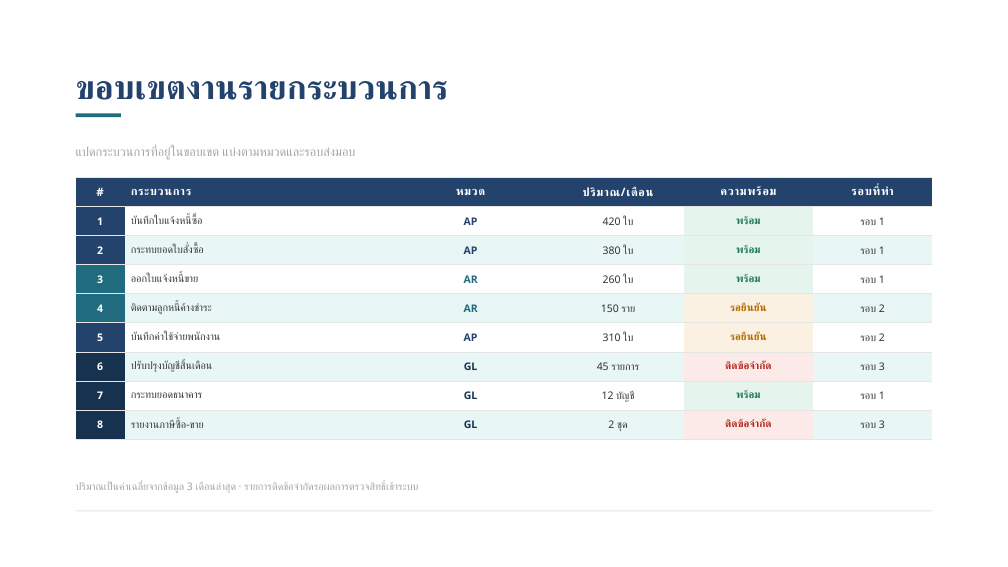
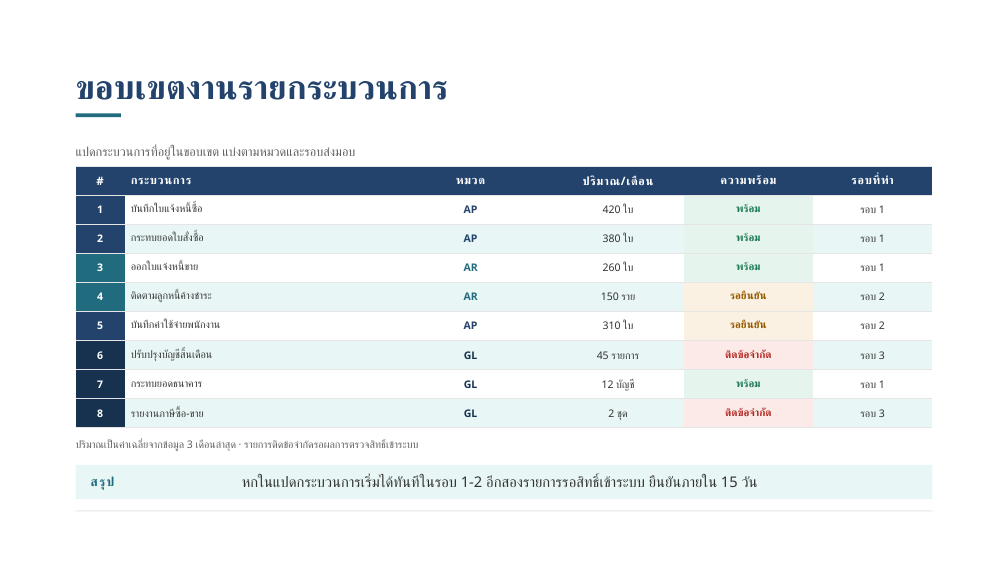
Before and after one commit to rofthanakrit-maker/nct-design-system, a slide deck: slide 15 of NCT-Slide-Template-Demo.pptx. Drawn at 1008x567 pixels with LibreOffice and Linux fonts; fonts in the diff are those of the drawing; background and template pictures are left out. Boxes give left, top, right and bottom in pixels: in the first picture for what was removed or moved away, otherwise in the second. Text is boxed around its words. In the diff, an @@ line names an element or a change of style, - is before the commit and + after.

```diff
--- a/NCT-Slide-Template-Demo.pptx
+++ b/NCT-Slide-Template-Demo.pptx
@@ text "แปดกระบวนการที่อยู่ในขอบเขต แบ่งตามหมวดและรอบส่งมอบ" at [76, 147, 355, 160]: text colour #A4A4A4 to #5F5F5F @@
@@ table at [76, 166, 932, 428] @@
@@ text colour #B26B00 to #965900 in "รอยืนยัน", "รอยืนยัน" @@
@@ table: place and size @@
-table at [76, 178, 932, 439]
+table at [76, 166, 932, 428]
@@ text "ปริมาณเป็นค่าเฉลี่ยจากข้อมูล 3 เดือนล่าสุด · รายการติดข้อจำก ..." at [76, 440, 418, 451]: text colour #A4A4A4 to #5F5F5F @@
@@ text "ปริมาณเป็นค่าเฉลี่ยจากข้อมูล 3 เดือนล่าสุด · รายการติดข้อจำก ...": place and size @@
-text "ปริมาณเป็นค่าเฉลี่ยจากข้อมูล 3 เดือนล่าสุด · รายการติดข้อจำก ..." at [76, 482, 418, 493]
+text "ปริมาณเป็นค่าเฉลี่ยจากข้อมูล 3 เดือนล่าสุด · รายการติดข้อจำก ..." at [76, 440, 418, 451]
@@ rectangle added at [76, 465, 932, 499], fill #E8F6F5 @@
@@ text added at [91, 477, 115, 490], 12 pt, text #216B7F, bold @@
+สรุป
@@ text added at [242, 476, 758, 487], 14 pt, text #333333 @@
+หกในแปดกระบวนการเริ่มได้ทันทีในรอบ 1-2 อีกสองรายการรอสิทธิ์เข้าระบบ ยืนยันภายใน 15 วัน
```
Also in this commit, not shown: 11 other slides changed, 15 other files.
